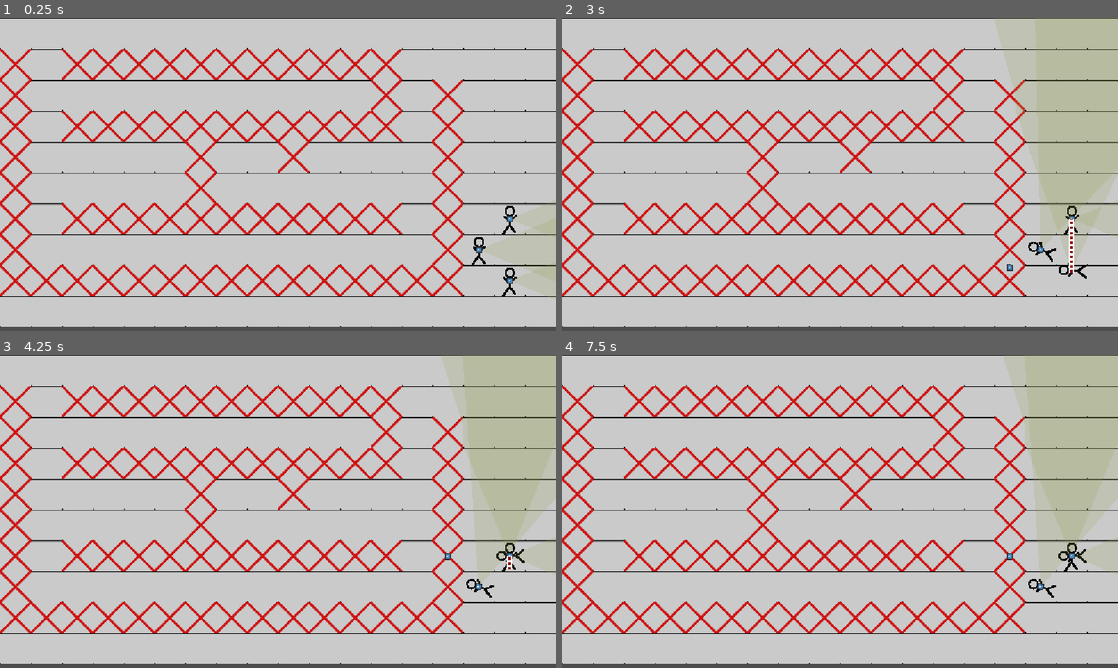
Above: before the commit, frames 1-4 (two rows, left to right).
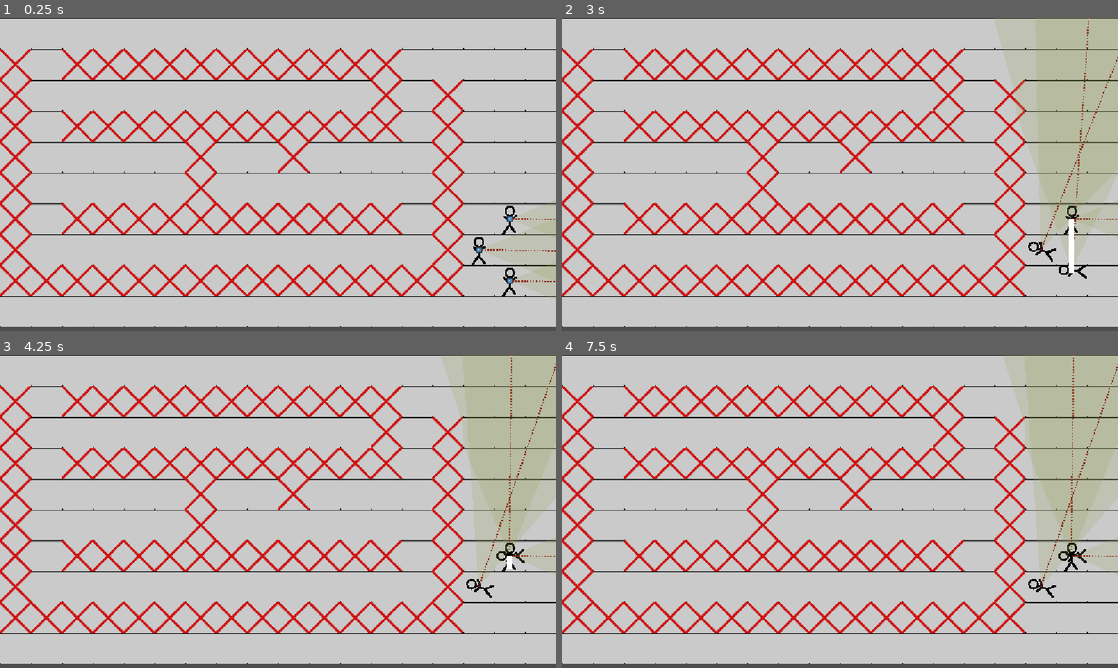
Above: after the commit, the same moments.

Repository: NevenIlincic/Tactical_Move
Game: Godot game, scene res://Scenes/Test_Scene.tscn
The game is run twice, just before and just after one commit, with the same random seed, the same clock (stepped at 60 frames per second) and the same inputs. The engine's default icon, where the game draws it, is replaced by a stand-in: a white triangle on a blue panel in a dark square.
Inputs (mouse positions are in pixels of both pictures, inside the frame that each line leads up to):
- Up to frame 1 (0.25 s): no input
- Up to frame 2 (3 s): tap Enter at 0.5 s; move the mouse to (1073, 280) at 0.52 s; press the mouse at (1073, 280) at 0.53 s; right-click (1073, 280) at 0.8 s; tap Q (reset_path) at 1.25 s; move the mouse to (1073, 218) at 1.27 s; release the mouse at (1073, 218) at 1.28 s; right-click (1073, 218) at 1.35 s; click (1073, 218) at 1.55 s; tap W (reset_look_at_path, bound only after the commit) at 2 s; move the mouse to (1040, 249) at 2.02 s; press the mouse at (1040, 249) at 2.03 s; right-click (1040, 249) at 2.3 s; tap Space (move_confirm) at 2.75, 2.85 s; move the mouse to (812, 237) at 2.77 s; release the mouse at (812, 237) at 2.78 s
- Up to frame 3 (4.25 s): click (250, 574) at 3.05 s; move the mouse to (444, 558) at 3.52 s; tap Z (move_state) at 3.6 s; click (444, 558) at 3.67 s; right-click (444, 558) at 3.8 s; tap Q (reset_path) at 4.15 s
- Up to frame 4 (7.5 s): tap Q (reset_path) at 4.25 s; move the mouse to (673, 464) at 4.27 s; right-click (673, 464) at 4.35 s; click (673, 464) at 4.55 s; tap W (reset_look_at_path, bound only after the commit) at 4.9, 5 s; move the mouse to (867, 511) at 5.02 s; press the mouse at (867, 511) at 5.03 s; right-click (867, 511) at 5.3 s; move the mouse to (756, 433) at 5.77 s; release the mouse at (756, 433) at 5.78 s; right-click (756, 433) at 5.85 s; click (756, 433) at 6.05 s; move the mouse to (962, 495) at 6.52 s; press the mouse at (962, 495) at 6.53 s; right-click (962, 495) at 6.8 s; move the mouse to (728, 527) at 7.27 s; release the mouse at (728, 527) at 7.28 s; tap Space (move_confirm) at 7.35 s

The runs differ from the first frame. In frame 1, less than 0.1% of the frame differs, in the area x 86-100%, y 64-85%; in frame 2, 0.3%, in the area x 80-100%, y 0-82%; in frame 3, 0.3%; in frame 4, 0.3%.

Commit message:
[ADD] Setting looking at path and discarding look at decision

Diff:
--- a/Scenes/Player/Player.tscn
+++ b/Scenes/Player/Player.tscn
@@ -2,9 +2,11 @@
 
 [ext_resource type="Script" uid="uid://c1ym0y4pbnw4j" path="res://Scripts/Player/player.gd" id="1_ft8w5"]
 [ext_resource type="Texture2D" uid="uid://c442lp23townj" path="res://Sprites/Player/player.png" id="1_s0eop"]
+[ext_resource type="Script" uid="uid://kkaaaj6uvi8u" path="res://Scripts/Line/player_path_line.gd" id="2_4wape"]
 [ext_resource type="Script" uid="uid://jnl8fjr17re8" path="res://Scenes/Player/vision.gd" id="3_h54ih"]
 [ext_resource type="Texture2D" uid="uid://cp3f8t70d5twp" path="res://icon.svg" id="4_ude3g"]
 [ext_resource type="Texture2D" uid="uid://uwcsyrtrt75l" path="res://Sprites/Path_Line/New Piskel-1.png - 2026-08-04T161338.290.png" id="5_jmcll"]
+[ext_resource type="Script" uid="uid://b260cldj7kekv" path="res://Scripts/Line/player_look_at_line.gd" id="7_t26db"]
 
 [sub_resource type="RectangleShape2D" id="RectangleShape2D_06txj"]
 size = Vector2(60, 60)
@@ -15,6 +17,7 @@
 [node name="Player_Path_Line" type="Line2D" parent="." unique_id=2110637716]
 show_behind_parent = true
 top_level = true
+script = ExtResource("2_4wape")
 
 [node name="Player_Sprite" type="Sprite2D" parent="." unique_id=1716240992]
 texture_filter = 1
@@ -33,6 +36,14 @@
 max_range = 1200.0
 fov_degrees = 45.0
 
+[node name="Vision_Center_Line" type="Line2D" parent="Vision_Polygon" unique_id=1477870436]
+show_behind_parent = true
+texture_filter = 1
+texture_repeat = 2
+width = 3.0
+texture = ExtResource("5_jmcll")
+texture_mode = 1
+
 [node name="Look_At_Position_Sprite" type="Sprite2D" parent="." unique_id=560975301]
 scale = Vector2(0.1, 0.1)
 texture = ExtResource("4_ude3g")
@@ -44,5 +55,6 @@
 width = 5.0
 texture = ExtResource("5_jmcll")
 texture_mode = 1
+script = ExtResource("7_t26db")
 
 [connection signal="input_event" from="Selection_Area" to="." method="_on_selection_area_input_event"]
--- a/Scenes/Player/vision.gd
+++ b/Scenes/Player/vision.gd
@@ -1,5 +1,8 @@
 extends Polygon2D
 class_name PlayerVision
+
+@onready var vision_center_line: Line2D = $Vision_Center_Line
+
 
 @export var max_range: float = 300.0
 @export var fov_degrees: float = 90.0
@@ -8,6 +11,9 @@
 
 var rays: Array[RayCast2D] = []
 var facing_angle: float = 0.0
+
+func _ready() -> void:
+	vision_center_line.add_point(Vector2.ZERO)
 
 func setup_vision_rays() -> void:
 	var half_fov = deg_to_rad(fov_degrees / 2.0)
@@ -22,7 +28,7 @@
 		rays.append(ray)
 
 func update_vision() -> void:
-	var points: PackedVector2Array = [Vector2.ZERO]  # origin (player position)
+	var points: PackedVector2Array = [Vector2.ZERO]
 	var half_fov = deg_to_rad(fov_degrees / 2.0)
 
 	for i in rays.size():
@@ -33,9 +39,18 @@
 		ray.target_position = Vector2(max_range, 0).rotated(angle)
 		ray.force_raycast_update()
 
+		var current_point: Vector2
+
 		if ray.is_colliding():
-			points.append(ray.to_local(ray.get_collision_point()))
+			current_point = ray.to_local(ray.get_collision_point())
 		else:
-			points.append(ray.target_position)
+			current_point = ray.target_position
+
+		points.append(current_point)
+		if i == rays.size() / 2:
+			if vision_center_line.get_point_count() > 1:
+				vision_center_line.set_point_position(1, current_point)
+			else:
+				vision_center_line.add_point(current_point)
 
 	self.polygon = points
--- /dev/null
+++ b/Scripts/Line/custom_line.gd
@@ -0,0 +1,12 @@
+extends Line2D
+class_name CustomLine
+
+func reset_path():
+	points = points.slice(0,1)
+
+func _get_line_length() -> float:
+	var total_length: float = 0.0
+	for i in range(points.size() - 1):
+		total_length += points[i].distance_to(points[i + 1])
+
+	return total_length
--- /dev/null
+++ b/Scripts/Line/player_look_at_line.gd
@@ -0,0 +1,10 @@
+class_name PlayerLookAtLine extends CustomLine
+
+var player_look_at_position: Sprite2D
+
+func set_player_look_at_position_sprite(sprite: Sprite2D):
+	player_look_at_position = sprite
+
+func reset_path():
+	super.reset_path()
+	player_look_at_position.visible = false
--- /dev/null
+++ b/Scripts/Line/player_path_line.gd
@@ -0,0 +1,10 @@
+class_name PlayerPathLine extends CustomLine
+
+var MAX_LENGTH: float = 1000.0
+
+func check_can_add_point(point: Vector2) -> bool:
+	var line_length: float = _get_line_length()
+	var new_line_length: float = line_length + point.distance_to(points[-1])
+	if new_line_length < MAX_LENGTH:
+		return true
+	return false
--- a/Scripts/Player/player.gd
+++ b/Scripts/Player/player.gd
@@ -8,8 +8,8 @@
 
 var player_path: Array[Vector2]
 @onready var player_sprite: Sprite2D = $Player_Sprite
-@onready var player_path_line: Line2D = $Player_Path_Line
-@onready var player_look_at_line: Line2D = $Player_Look_At_Line
+@onready var player_path_line: PlayerPathLine = $Player_Path_Line
+@onready var player_look_at_line: PlayerLookAtLine = $Player_Look_At_Line
 
 
 ##PLAYER MOVES
@@ -30,25 +30,33 @@
 
 func _ready() -> void:
 	player_path.append(global_position)
-	player_path_line.add_point(global_position)
-	player_look_at_line.add_point(global_position)
+	set_up_lines_data()
 	Signals.move_player.connect(move)
 	vision_polygon.setup_vision_rays()
 
+func set_up_lines_data():
+	player_path_line.add_point(global_position)
+	player_look_at_line.add_point(global_position)
+	player_look_at_line.set_player_look_at_position_sprite(look_at_position_sprite)
+
 func _physics_process(delta: float) -> void:
 	vision_polygon.update_vision()
-	set_player_looking_at()
-	if is_moving and player_path_line.get_point_count() > 1:
+	if is_moving:
+		set_player_looking_at()
+		move_player_look_at_line_start_position()
+		gradually_remove_path_line()
+
+func gradually_remove_path_line():
+	if player_path_line.get_point_count() > 1:
 		player_path_line.set_point_position(0, global_position)
 		var next_point = player_path_line.get_point_position(1)
 		if global_position.distance_to(next_point) < 10.0:
 			player_path_line.remove_point(0)
-
-	if is_moving and player_look_at_line.get_point_count() > 1:
+func move_player_look_at_line_start_position():
+	if player_look_at_line.get_point_count() > 0:
 		player_look_at_line.set_point_position(0, global_position)
-
 func set_player_looking_at():
-	if is_moving and point_to_look:
+	if point_to_look:
 		if check_is_point_to_look_vector():
 			look_at(point_to_look)
 		else:
@@ -59,11 +67,16 @@
 	if not check_is_point_to_look_vector():
 		look_at_position_sprite.visible = false
 		return
+	look_at_position_sprite.visible = true
 	look_at_position_sprite.global_position = point_to_look
 	if player_look_at_line.get_point_count() == 1:
 		player_look_at_line.add_point(point_to_look)
 	else:
 		player_look_at_line.set_point_position(1, point_to_look)
+
+func reset_point_to_look():
+	point_to_look = null
+	player_look_at_line.reset_path()
 
 func check_is_point_to_look_vector() -> bool:
 	if point_to_look:
@@ -95,6 +108,7 @@
 		current_position = target_position
 
 func move(tile_map: TileMapLayer):
+	player_look_at_line.reset_path()
 	is_moving = true
 	#num_available_steps -= num_steps_to_do
 	var tween: Tween = create_tween()
@@ -102,10 +116,14 @@
 	do_movement(tween)
 	await tween.finished
 
+	on_move_finished()
+
+func on_move_finished():
 	is_moving = false
 	player_path.clear()
 	point_to_look = null
-	starting_tile = tile_map.local_to_map(tile_map.to_local(self.global_position))
+
+	#starting_tile = tile_map.local_to_map(tile_map.to_local(self.global_position))
 	#player_path.append(starting_tile)
 	player_path.append(global_position)
 
@@ -124,22 +142,18 @@
 
 ##PATH_LINE
 func add_point_to_path(point: Vector2) -> void:
-	var line_length: float = get_line_length(player_path_line)
-	var new_line_length: float = line_length + point.distance_to(player_path_line.points[-1])
-	print(new_line_length)
-	if new_line_length < 1000:
+	if player_path_line.check_can_add_point(point):
 		player_path_line.add_point(point)
 		player_path.append(point)
 
 
 func reset_path():
-	player_path_line.points = player_path_line.points.slice(0,1)
+	player_path_line.reset_path()
 
 func get_line_length(line: Line2D) -> float:
 	var total_length: float = 0.0
 	var points = line.points
 
-	# Prolazimo kroz sve tačke i sabiramo rastojanja između svake dve susedne
 	for i in range(points.size() - 1):
 		total_length += points[i].distance_to(points[i + 1])
 
--- a/Scripts/State/player_move_set_state.gd
+++ b/Scripts/State/player_move_set_state.gd
@@ -37,6 +37,9 @@
 	else:
 		if selected_player:
 			is_drawing = false
+
+	if Input.is_action_just_pressed("reset_look_at_path") and selected_player:
+		selected_player.reset_point_to_look()
 
 	if Input.is_action_just_pressed("rotate_player") and selected_player:
 		#selected_player.look_at(level.get_global_mouse_position())
--- a/project.godot
+++ b/project.godot
@@ -56,6 +56,11 @@
 "events": [Object(InputEventKey,"resource_local_to_scene":false,"resource_name":"","device":-1,"window_id":0,"alt_press …(192 unchanged characters)…
 ]
 }
+reset_look_at_path={
+"deadzone": 0.2,
+"events": [Object(InputEventKey,"resource_local_to_scene":false,"resource_name":"","device":-1,"window_id":0,"alt_pressed":false,"shift_pressed":false,"ctrl_pressed":false,"meta_pressed":false,"pressed":false,"keycode":0,"physical_keycode":87,"key_label":0,"unicode":119,"location":0,"echo":false,"script":null)
+]
+}
 
 [physics]
 
Not shown, added: Scripts/Line/custom_line.gd.uid
Not shown, added: Scripts/Line/player_look_at_line.gd.uid
Not shown, added: Scripts/Line/player_path_line.gd.uid
